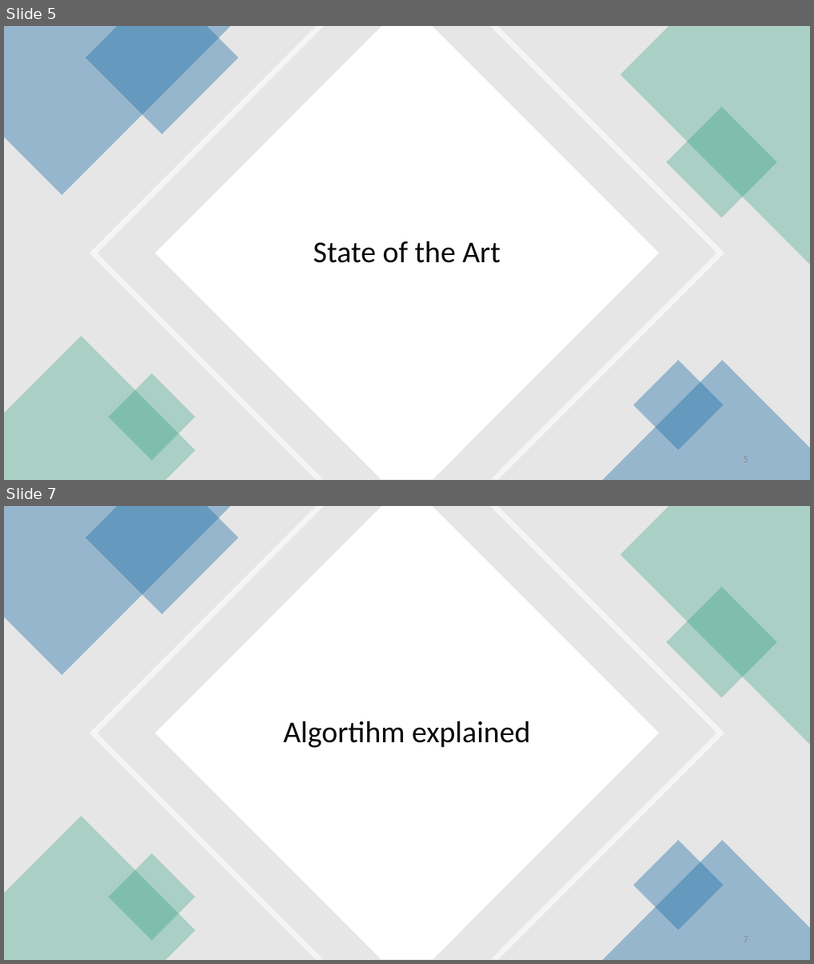
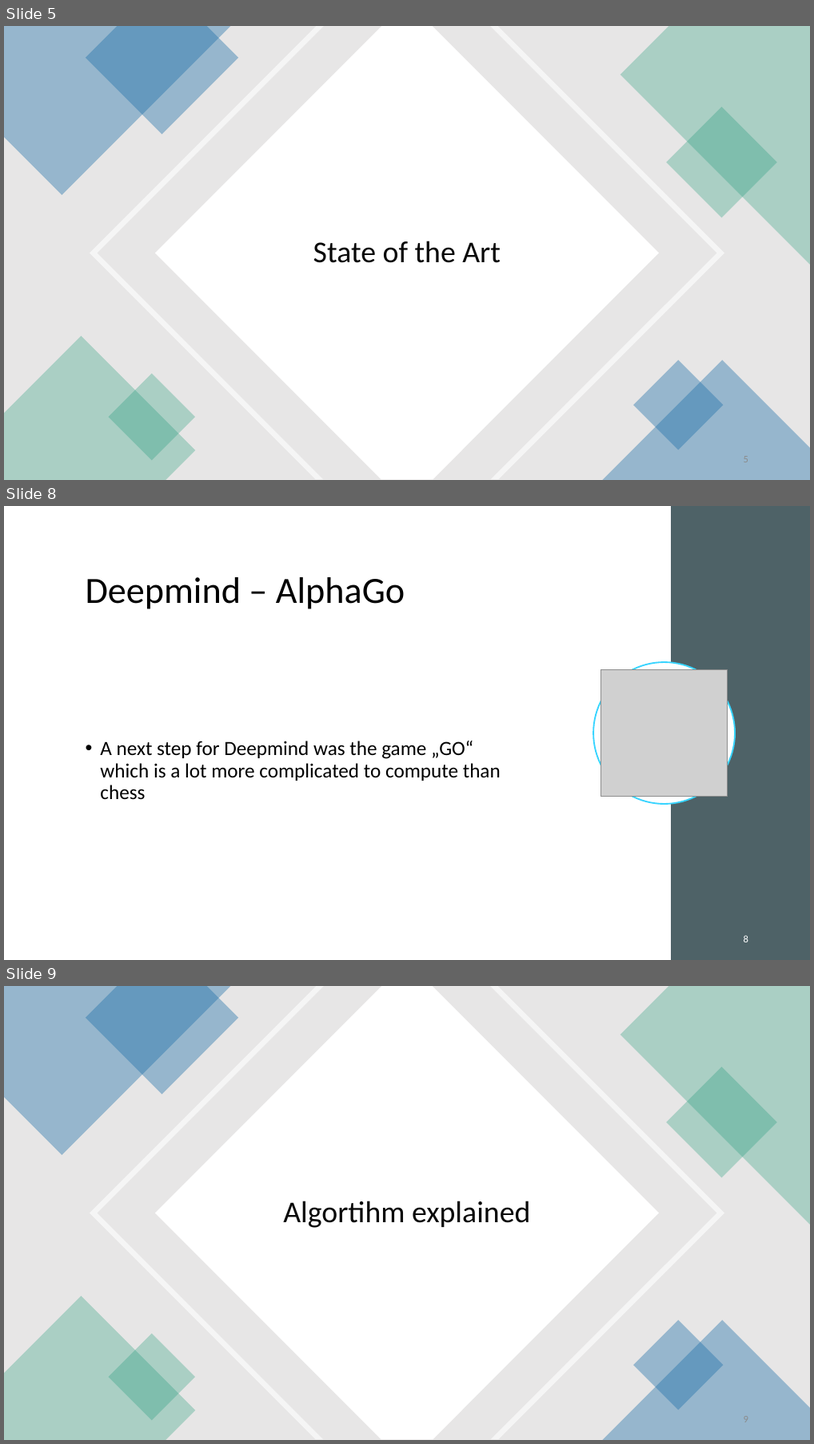
Before and after one commit to Brebeck-Jan/chessmaster, a slide deck: Präsentationen/Zwischen_Präse/Chessmaster_Zwischenpräsentation.pptx. Shown one above the other, each under a label of ours: slides 5 and 7 before the commit, slides 5, 8 and 9 after it; the slides between them are not shown. The pictures are 814x964 and 814x1444 pixels, drawn with LibreOffice and Linux fonts; fonts in the diff are those of the drawing; grey boxes stand for pictures. Boxes give left, top, right and bottom in pixels: in the first picture for what was removed or moved away, otherwise in the second. Text is boxed around its words. In the diff, an @@ line names an element or a change of style, - is before the commit and + after.

```diff
--- a/Präsentationen/Zwischen_Präse/Chessmaster_Zwischenpräsentation.pptx
+++ b/Präsentationen/Zwischen_Präse/Chessmaster_Zwischenpräsentation.pptx
@@ slide 8 added at <box>4,506,810,960</box>, background #FFFFFF @@
@@ rectangle added at <box>671,506,810,960</box>, fill #4E6267 @@
@@ title added at <box>86,577,405,609</box>, 44 pt, text #000000 @@
+Deepmind – AlphaGo
@@ ellipse added at <box>594,662,735,804</box>, fill #FFFFFF, outline #38D4FF 1.75 pt @@
@@ picture added at <box>602,670,728,796</box> @@
@@ text added at <box>100,740,501,800</box>, 24 pt, text #000000 @@
+• A next step for Deepmind was the game „GO“ which is a lot more complicated to compute than chess
@@ page number added at <box>744,935,749,942</box>, 12 pt, text #FFFFFF @@
+8
@@ what was slide 7 is now slide 9 @@
```
Also in this commit, not shown: 8 other slides added, 3 slides removed.
